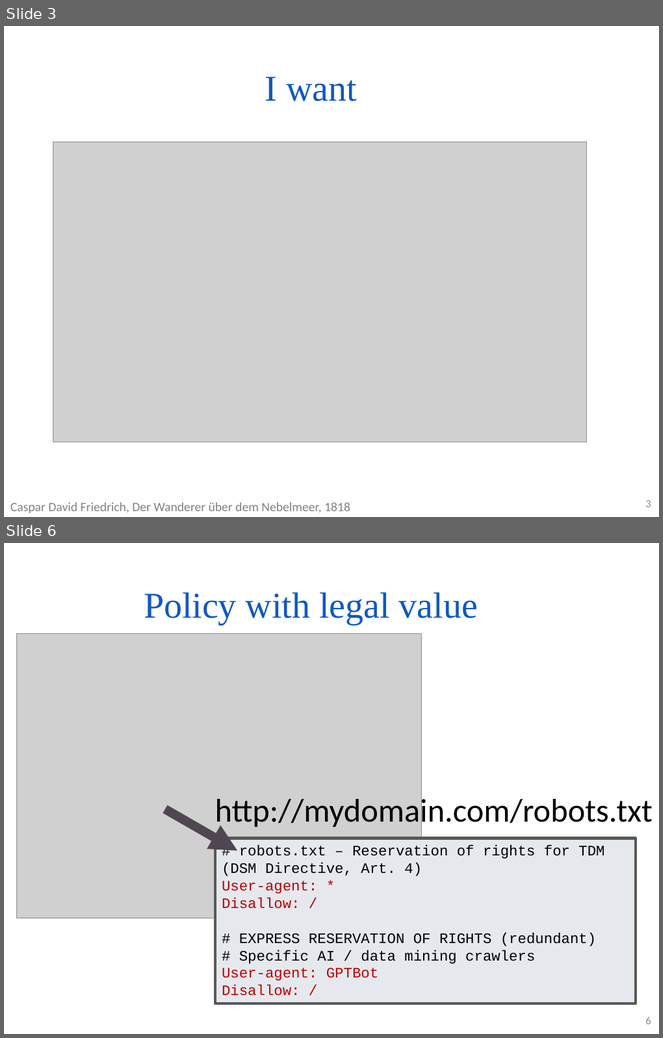
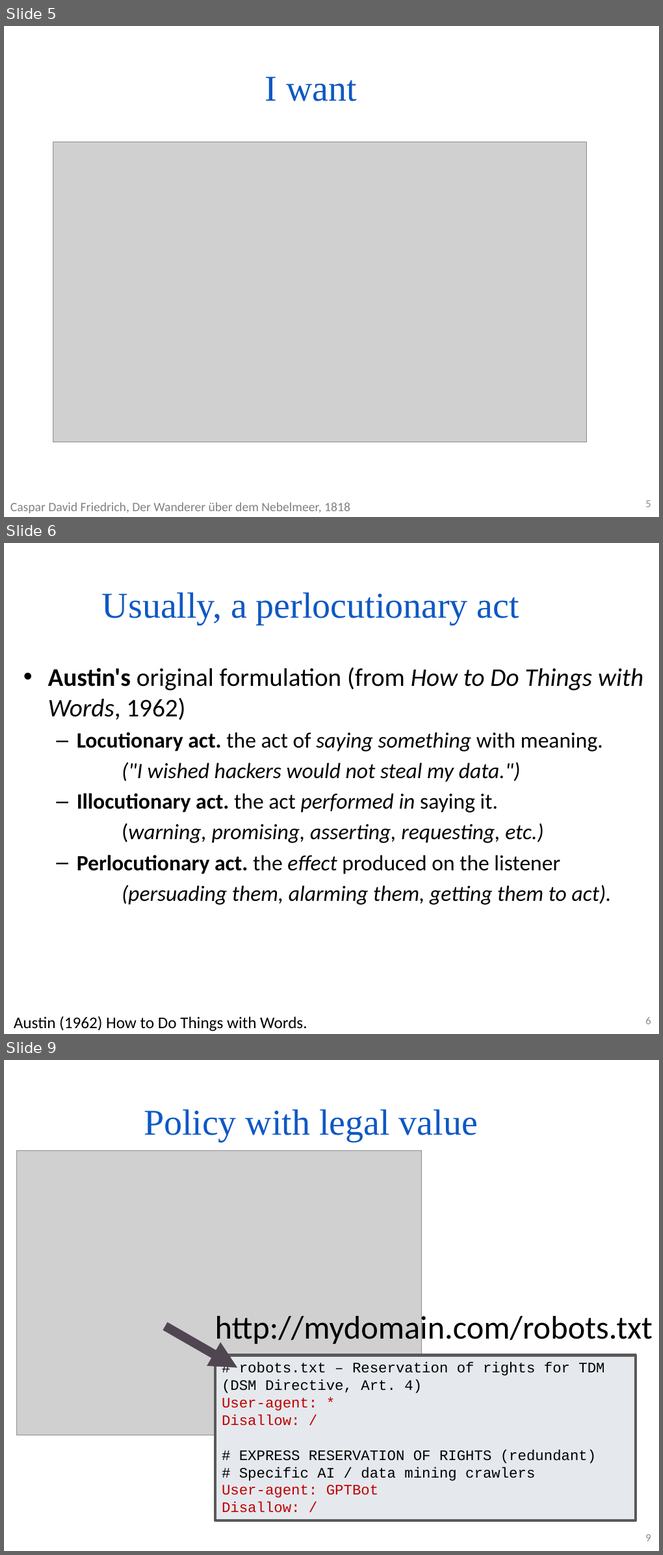
Before and after one commit to PoTr-KNoWS/odrl-tutorial, a slide deck: presentations/2026.05.10 Introduction to policies, policy languages and ODRL (Víctor).pptx. Shown one above the other, each under a label of ours: slides 3 and 6 before the commit, slides 5, 6 and 9 after it; the slides between them are not shown. The pictures are 663x1038 and 663x1555 pixels, drawn with LibreOffice and Linux fonts; fonts in the diff are those of the drawing; grey boxes stand for pictures; background and template pictures are left out. Boxes give left, top, right and bottom in pixels: in the first picture for what was removed or moved away, otherwise in the second. Text is boxed around its words. In the diff, an @@ line names an element or a change of style, - is before the commit and + after.

```diff
--- a/presentations/2026.05.10 Introduction to policies, policy languages and ODRL (Víctor).pptx
+++ b/presentations/2026.05.10 Introduction to policies, policy languages and ODRL (Víctor).pptx
@@ slide 6 added at [4, 543, 659, 1034], background #FFFFFF @@
@@ title added at [102, 592, 519, 625], 40 pt, text #0E58C4 @@
+Usually, a perlocutionary act
@@ text added at [48, 667, 644, 905], 24 pt, text #000000, italic @@
+• Austin's original formulation (from How to Do Things with Words, 1962)
+  – Locutionary act. the act of saying something with meaning.
+  ("I wished hackers would not steal my data.")
+  – Illocutionary act. the act performed in saying it.
+  (warning, promising, asserting, requesting, etc.)
+  – Perlocutionary act. the effect produced on the listener
+  (persuading them, alarming them, getting them to act).
@@ text added at [14, 1016, 307, 1032], 18 pt, text #000000 @@
+Austin (1962) How to Do Things with Words.
@@ page number added at [646, 1017, 651, 1025], 12 pt, text #8C8C8C @@
+6
@@ what was slide 3 is now slide 5 @@
@@ page number at [646, 500, 651, 508]: text changed @@
-3
+5
@@ what was slide 6 is now slide 9 @@
@@ page number at [646, 1534, 651, 1542]: text changed @@
-6
+9
```
Also in this commit, not shown: 16 slides changed, 39 other slides added, 2 slides removed.
